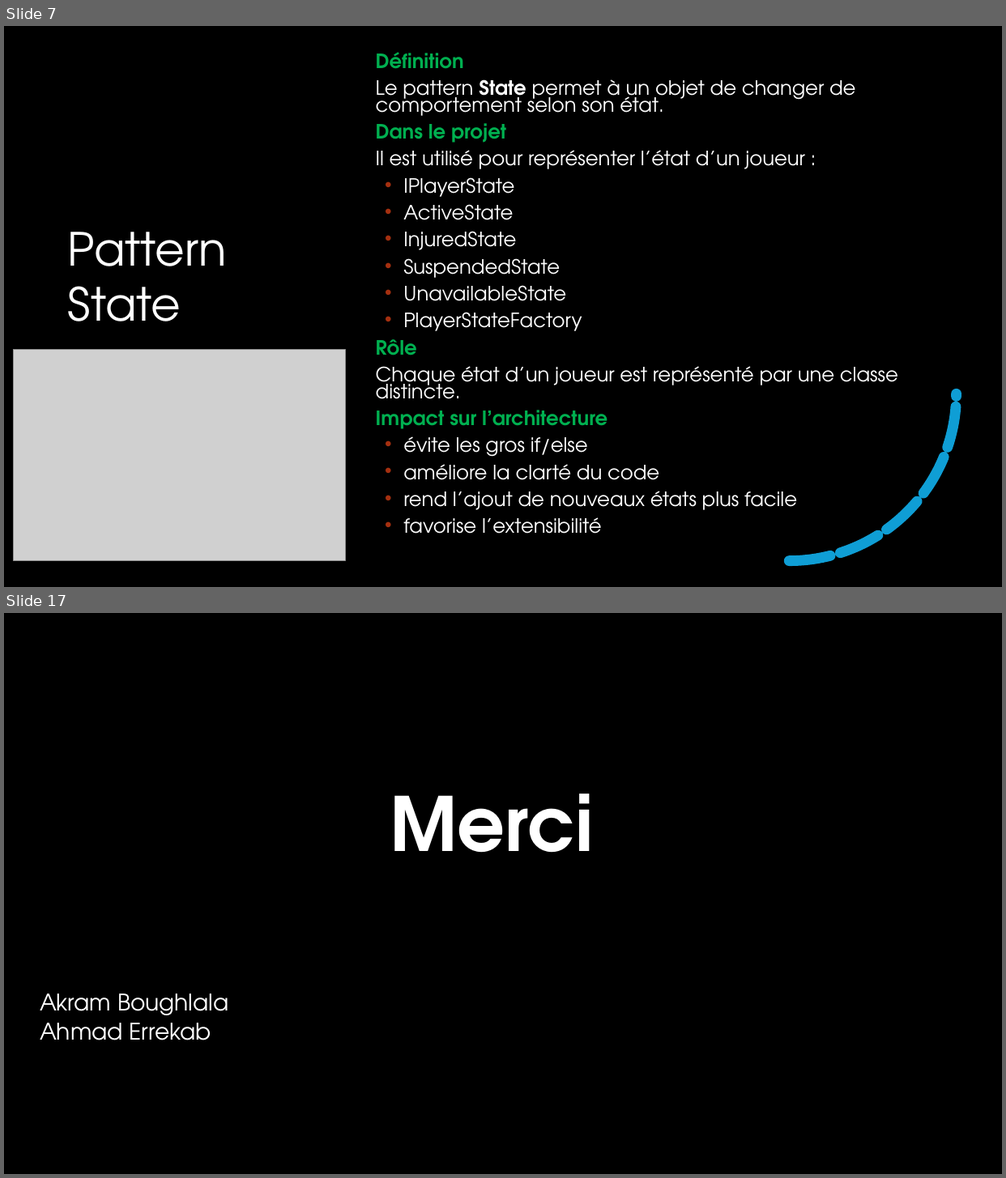
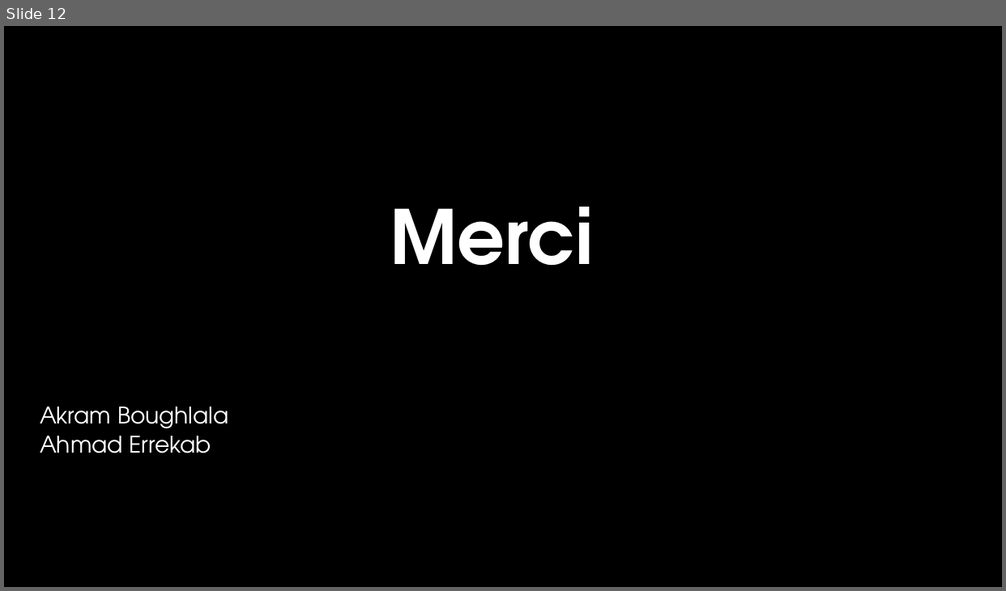
Before and after one commit to ZouaghiHoussem/SoftwareEngineeringDocuments, a slide deck: documentation/ClubManagerPowerPoint.odp. Shown one above the other, each under a label of ours: slides 7 and 17 before the commit, slide 12 after it; the slides between them are not shown. The pictures are 1006x1178 and 1006x591 pixels, drawn with LibreOffice and Linux fonts; fonts in the diff are those of the drawing; grey boxes stand for pictures; background and template pictures are left out; a plain dark background stands for a picture behind light text. Boxes give left, top, right and bottom in pixels: in the first picture for what was removed or moved away, otherwise in the second. Text is boxed around its words. In the diff, an @@ line names an element or a change of style, - is before the commit and + after.

```diff
--- a/documentation/ClubManagerPowerPoint.odp
+++ b/documentation/ClubManagerPowerPoint.odp
@@ slide 7 removed at (4,26,1002,587), background picture (left out); not listed: 21 template elements that a slide beside it also shows @@
@@ freeform shape removed at (4,26,1002,587) @@
@@ subtitle removed at (376,52,898,534) @@
-Définition
-Le pattern State permet à un objet de changer de comportement selon son état.
-Dans le projet
-Il est utilisé pour représenter l’état d’un joueur :
-• IPlayerState
-• ActiveState
-• InjuredState
-• SuspendedState
-• UnavailableState
-• PlayerStateFactory
-Rôle
-Chaque état d’un joueur est représenté par une classe distincte.
-Impact sur l’architecture
-• évite les gros if/else
-• améliore la clarté du code
-• rend l’ajout de nouveaux états plus facile
-• favorise l’extensibilité
@@ title removed at (68,232,227,322) @@
-Pattern State
@@ freeform shape removed at (622,227,957,561) @@
@@ picture removed at (14,350,345,561) @@
@@ what was slide 17 is now slide 12 @@
```
Also in this commit, not shown: 5 slides changed, 5 slides added, 9 other slides removed.
